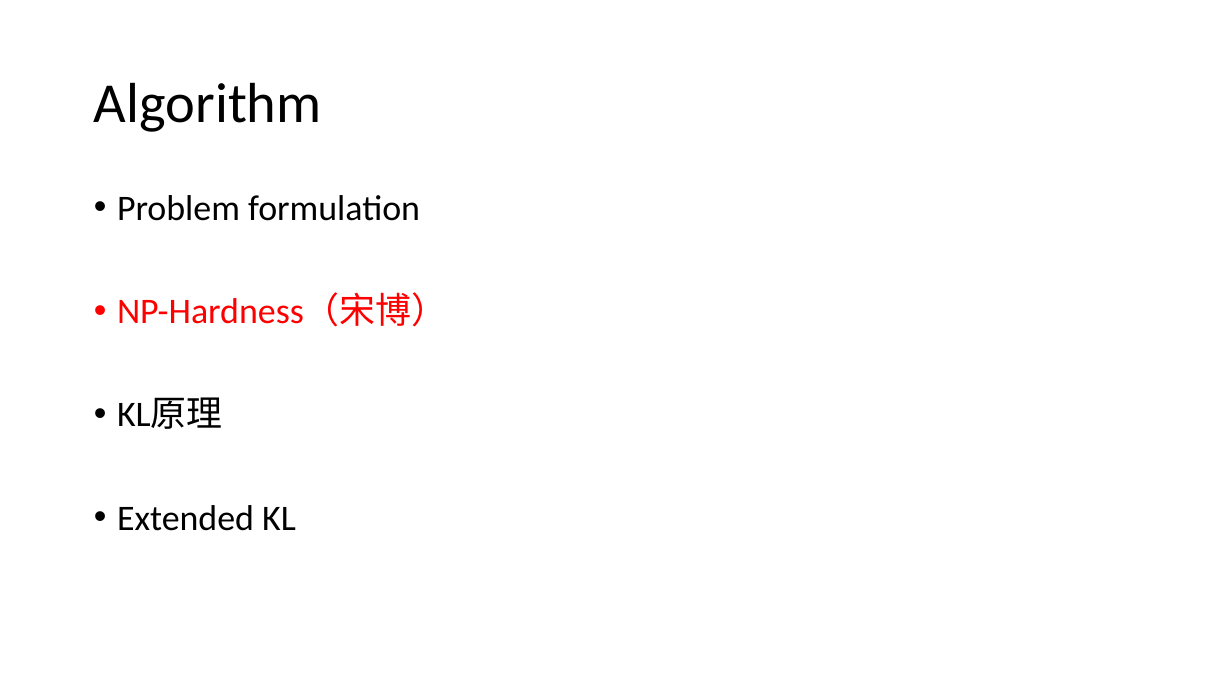
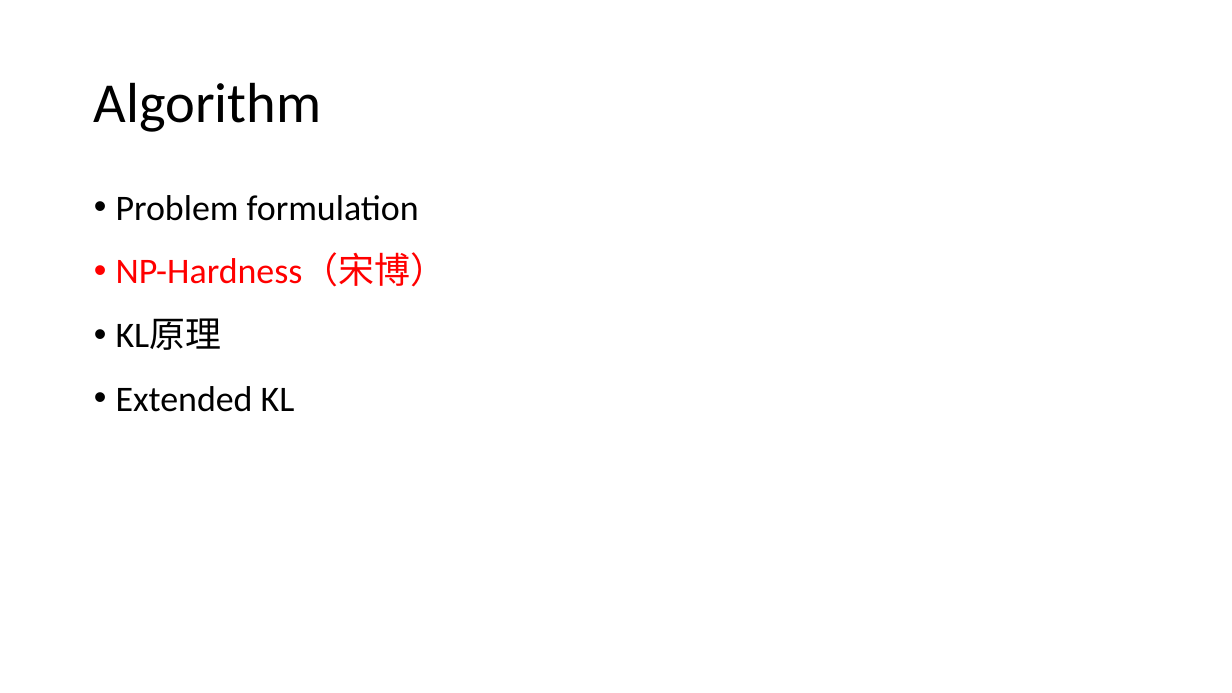
Before and after one commit to frankyoung0305/powerSave, a slide deck: slide 4 of paper_preparation/vnfmotion.pptx. Drawn at 1232x693 pixels with LibreOffice and Linux fonts; fonts in the diff are those of the drawing. Boxes give left, top, right and bottom in pixels: in the first picture for what was removed or moved away, otherwise in the second. Text is boxed around its words. In the diff, an @@ line names an element or a change of style, - is before the commit and + after.

```diff
--- a/paper_preparation/vnfmotion.pptx
+++ b/paper_preparation/vnfmotion.pptx
@@ text "Problem formulation" at [116,195,446,412]: indent changed; less space between paragraphs @@
```
Also in this commit, not shown: 7 other slides changed, 12 other files.
